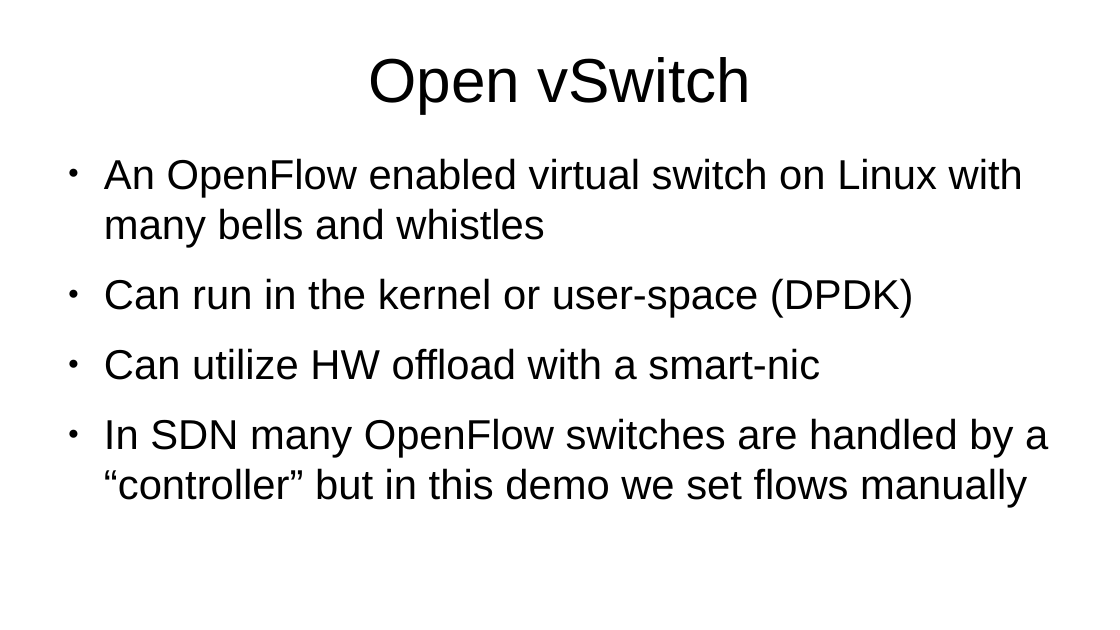
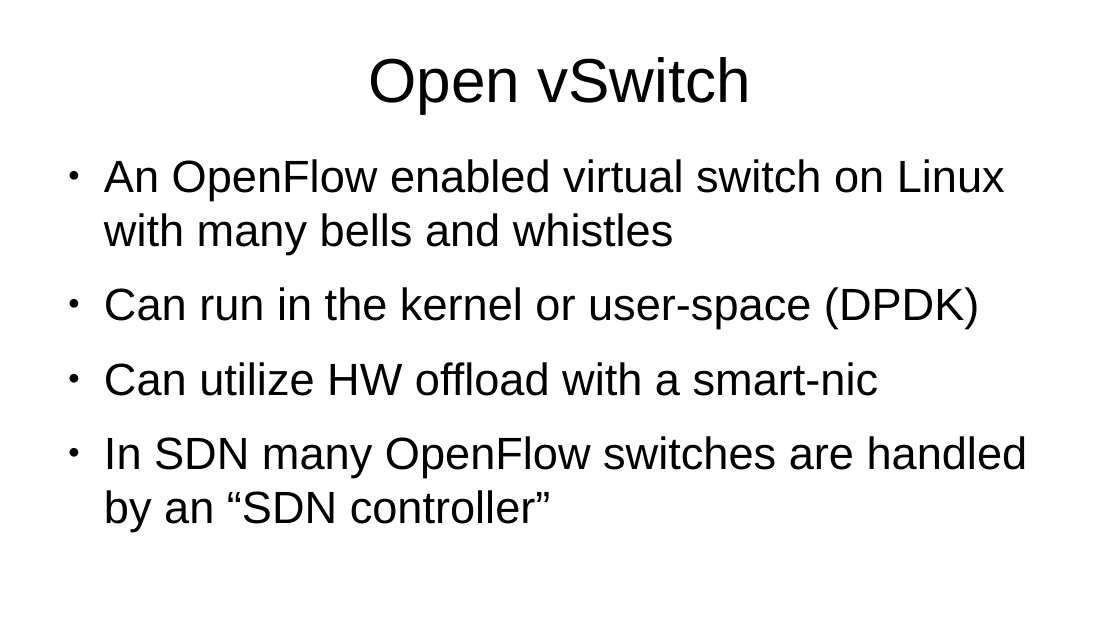
Before and after one commit to Nordix/nsm-test, a slide deck: slide 2 of doc/ovs-nsm-p2mp.odp. Drawn at 1120x630 pixels with LibreOffice and Linux fonts; fonts in the diff are those of the drawing. Boxes give left, top, right and bottom in pixels: in the first picture for what was removed or moved away, otherwise in the second. Text is boxed around its words. In the diff, an @@ line names an element or a change of style, - is before the commit and + after.

Commit message:
Demo p2m2; added ovs-testcontroller example

```diff
--- a/doc/ovs-nsm-p2mp.odp
+++ b/doc/ovs-nsm-p2mp.odp
@@ text at [104, 159, 1005, 396]: size 29.6 to 32 pt in "An OpenFlow enabled virtual switch on Linux ...", "Can run in the kernel or user-space ...", "Can utilize HW offload with a smart-nic" @@
@@ text at [104, 436, 1028, 532]: text changed; size 29.6 to 32 pt @@
-● In SDN many OpenFlow switches are handled by a “controller” but in this demo we set flows manually
+● In SDN many OpenFlow switches are handled by an “SDN controller”
```
Also in this commit, not shown: 1 other slide changed, 2 slides added, 2 other files.
